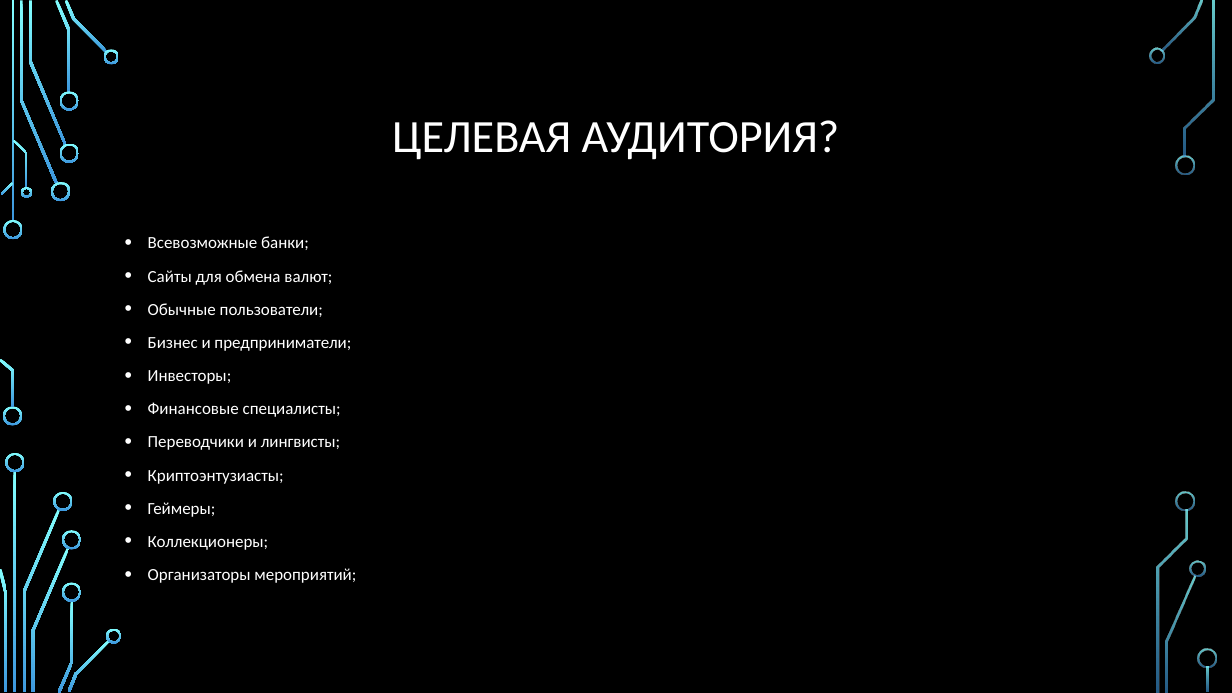
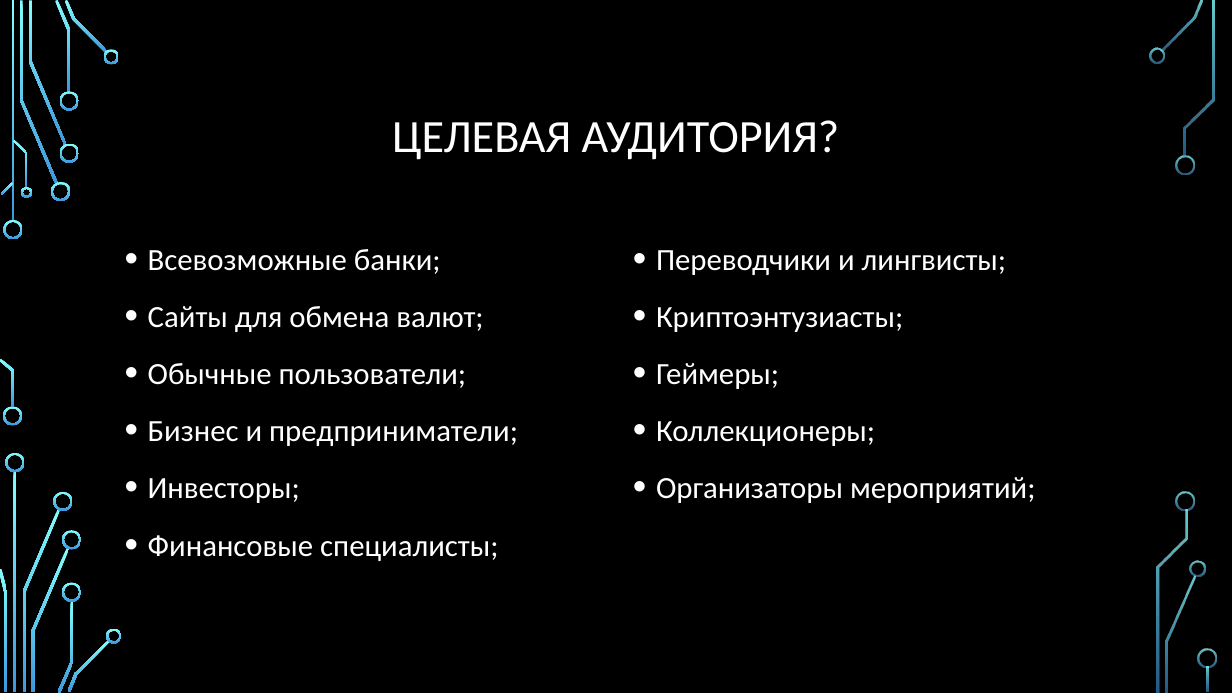
Before and after one commit to BlackPaganYT/Currency_Rates, a slide deck: slide 9 of Конвентатор валют.pptx (slide 10 before the commit). Drawn at 1232x693 pixels with LibreOffice and Linux fonts; fonts in the diff are those of the drawing; background and template pictures are left out. Boxes give left, top, right and bottom in pixels: in the first picture for what was removed or moved away, otherwise in the second. Text is boxed around its words. In the diff, an @@ line names an element or a change of style, - is before the commit and + after.

```diff
--- a/Конвентатор валют.pptx
+++ b/Конвентатор валют.pptx
@@ text "Всевозможные банки;" at <box>148,249,518,561</box>: size 13.2 to 24 pt; line spacing 1 to 1.2 @@
@@ text added at <box>656,250,1035,503</box>, 24 pt, text #FFFFFF @@
+• Переводчики и лингвисты;
+• Криптоэнтузиасты;
+• Геймеры;
+• Коллекционеры;
+• Организаторы мероприятий;
@@ text at <box>148,436,356,583</box>: paragraphs removed @@
-• Переводчики и лингвисты;
-• Криптоэнтузиасты;
-• Геймеры;
-• Коллекционеры;
-• Организаторы мероприятий;
```
Also in this commit, not shown: 1 other slide changed.
